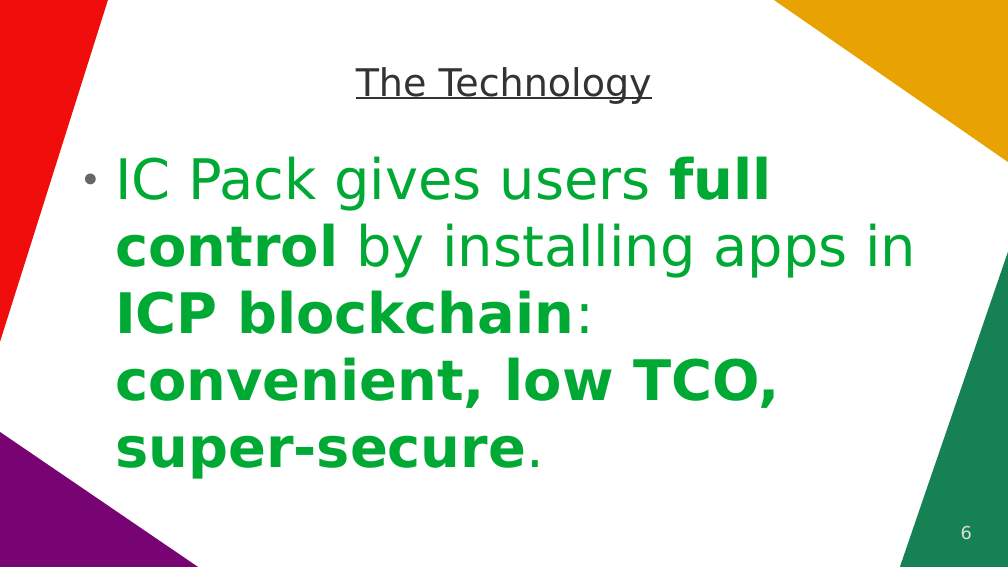
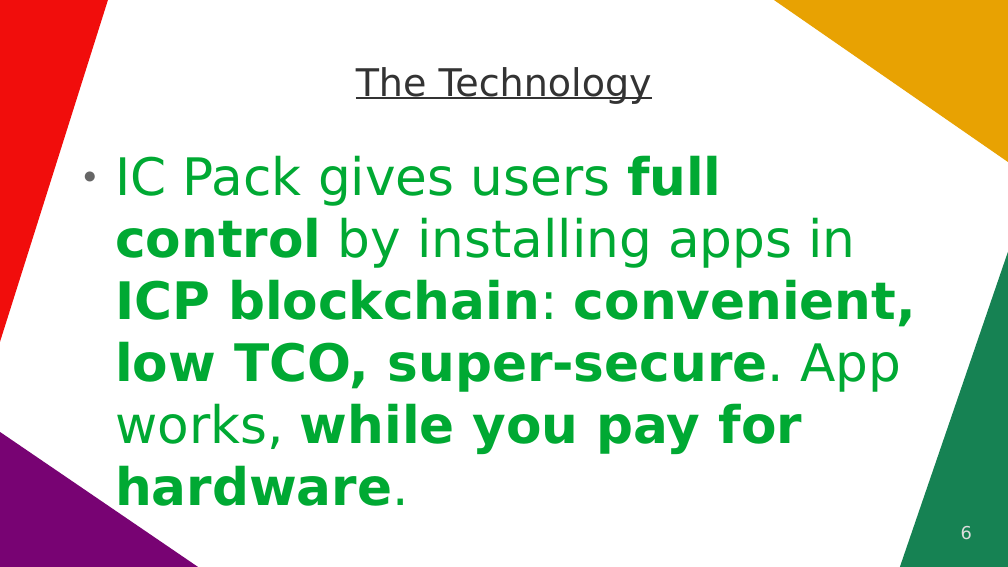
Before and after one commit to vporton/icp-package-manager, a slide deck: slide 6 of docs/long-pitchdeck.odp. Drawn at 1008x567 pixels with LibreOffice and Linux fonts; fonts in the diff are those of the drawing. Boxes give left, top, right and bottom in pixels: in the first picture for what was removed or moved away, otherwise in the second. Text is boxed around its words. In the diff, an @@ line names an element or a change of style, - is before the commit and + after.

```diff
--- a/docs/long-pitchdeck.odp
+++ b/docs/long-pitchdeck.odp
@@ text at <box>115,155,916,516</box>: text changed; size 44 to 40.7 pt @@
-● IC Pack gives users full control by installing apps in ICP blockchain: convenient, low TCO, super-secure.
+● IC Pack gives users full control by installing apps in ICP blockchain: convenient, low TCO, super-secure. App works, while you pay for hardware.
```
Also in this commit, not shown: 2 other slides changed, 5 other files.
